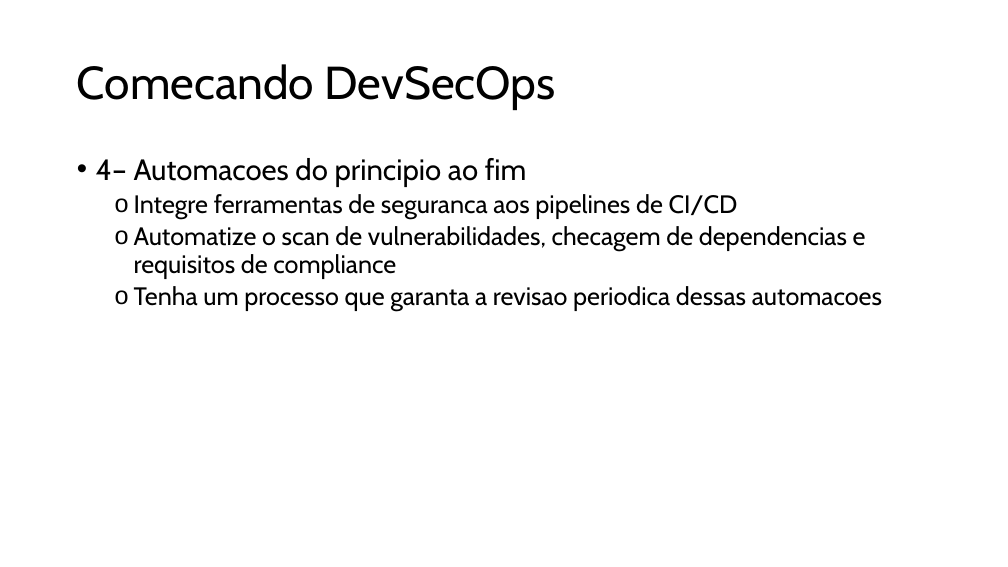
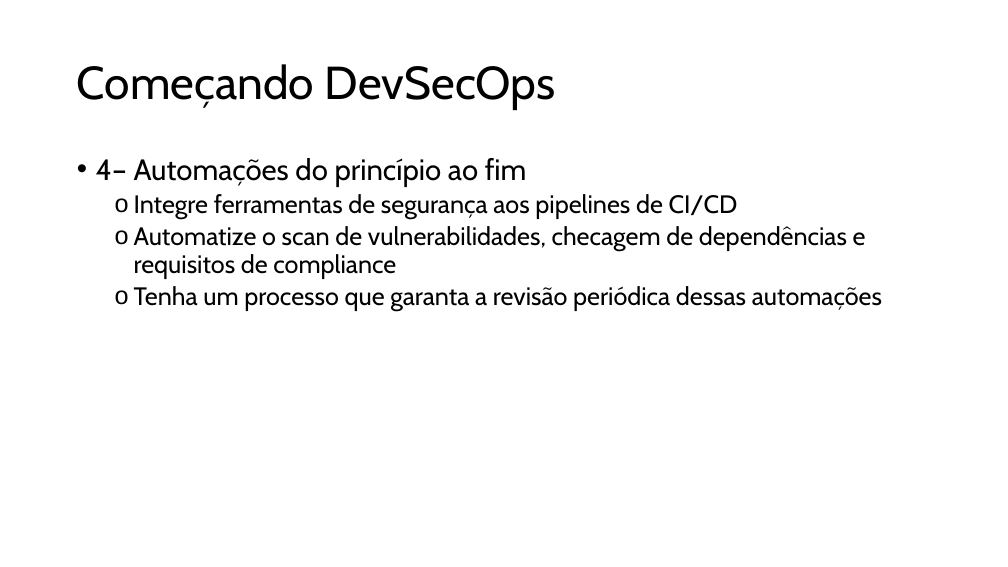
Before and after one commit to raqsilva8/pme-devsecops-toolkit, a slide deck: slide 11 of Material_de_Treino/DevSecOps_tecnico.pptx. Drawn at 1008x567 pixels with LibreOffice and Linux fonts; fonts in the diff are those of the drawing. Boxes give left, top, right and bottom in pixels: in the first picture for what was removed or moved away, otherwise in the second. Text is boxed around its words. In the diff, an @@ line names an element or a change of style, - is before the commit and + after.

```diff
--- a/Material_de_Treino/DevSecOps_tecnico.pptx
+++ b/Material_de_Treino/DevSecOps_tecnico.pptx
@@ title at box(77, 64, 556, 110): text changed @@
-Comecando DevSecOps
+Começando DevSecOps
@@ text at box(96, 158, 882, 311): text changed @@
-• 4– Automacoes do principio ao fim
-  o Integre ferramentas de seguranca aos pipelines de CI/CD
-  o Automatize o scan de vulnerabilidades, checagem de dependencias e requisitos de compliance
-  o Tenha um processo que garanta a revisao periodica dessas automacoes
+• 4– Automações do princípio ao fim
+  o Integre ferramentas de segurança aos pipelines de CI/CD
+  o Automatize o scan de vulnerabilidades, checagem de dependências e requisitos de compliance
+  o Tenha um processo que garanta a revisão periódica dessas automações
```
Also in this commit, not shown: 13 other slides changed, 1 other file.
